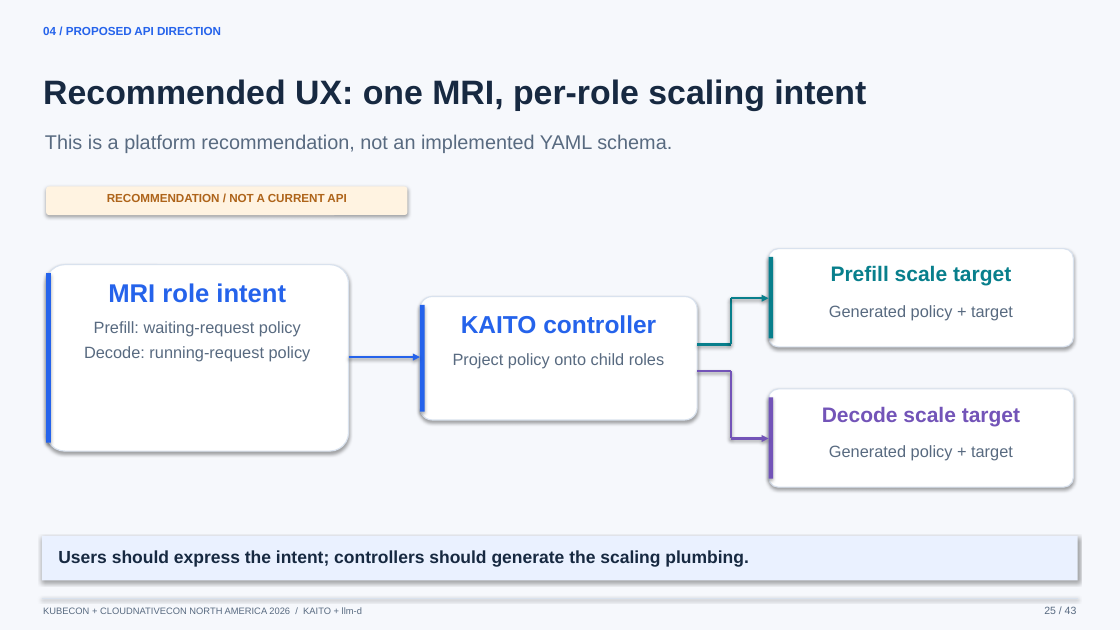
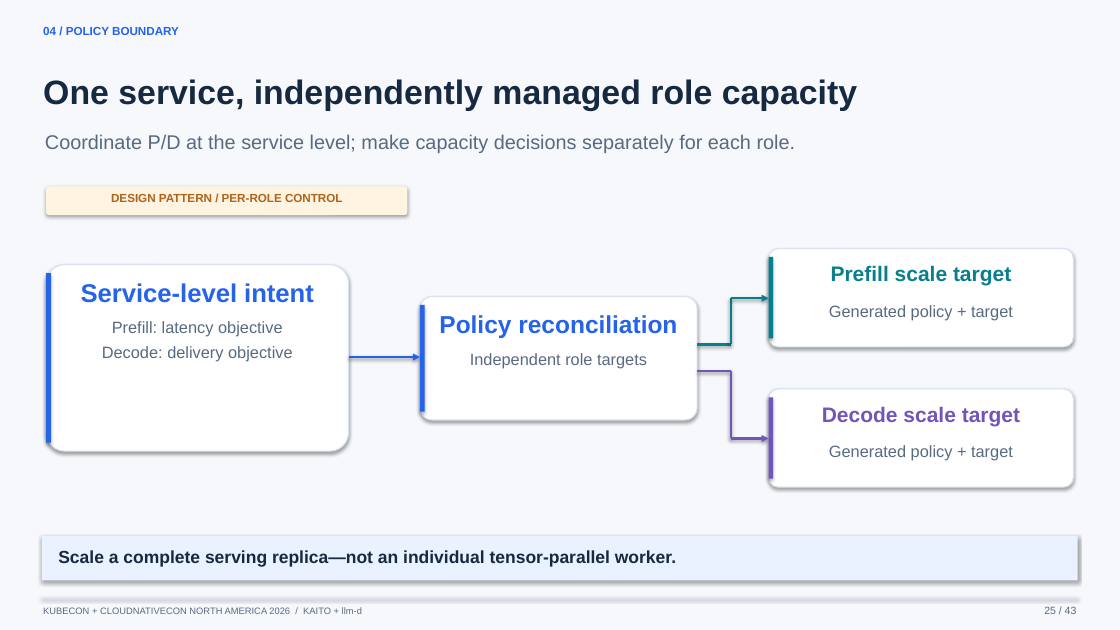
Before and after one commit to andyzhangx/demo, a slide deck: slide 25 of llm/kubecon-na-2026-pd-disaggregation.pptx. Drawn at 1120x630 pixels with LibreOffice and Linux fonts; fonts in the diff are those of the drawing. Boxes give left, top, right and bottom in pixels: in the first picture for what was removed or moved away, otherwise in the second. Text is boxed around its words. In the diff, an @@ line names an element or a change of style, - is before the commit and + after.

```diff
--- a/llm/kubecon-na-2026-pd-disaggregation.pptx
+++ b/llm/kubecon-na-2026-pd-disaggregation.pptx
@@ text at <box>43,27,179,35</box>: text changed @@
-04 / PROPOSED API DIRECTION
+04 / POLICY BOUNDARY
@@ text at <box>43,79,857,111</box>: text changed @@
-Recommended UX: one MRI, per-role scaling intent
+One service, independently managed role capacity
@@ text at <box>45,134,796,153</box>: text changed @@
-This is a platform recommendation, not an implemented YAML schema.
+Coordinate P/D at the service level; make capacity decisions separately for each role.
@@ text at <box>111,194,343,202</box>: text changed @@
-RECOMMENDATION / NOT A CURRENT API
+DESIGN PATTERN / PER-ROLE CONTROL
@@ text at <box>81,283,314,303</box>: text changed @@
-MRI role intent
+Service-level intent
@@ text at <box>102,321,293,362</box>: text changed @@
-Prefill: waiting-request policy
-Decode: running-request policy
+Prefill: latency objective
+Decode: delivery objective
@@ text at <box>439,315,677,338</box>: text changed @@
-KAITO controller
+Policy reconciliation
@@ text at <box>470,353,647,369</box>: text changed @@
-Project policy onto child roles
+Independent role targets
@@ text at <box>58,550,676,567</box>: text changed @@
-Users should express the intent; controllers should generate the scaling plumbing.
+Scale a complete serving replica—not an individual tensor-parallel worker.
```
Also in this commit, not shown: 5 other slides changed, 1 slide added, 1 slide removed, 3 other files.
